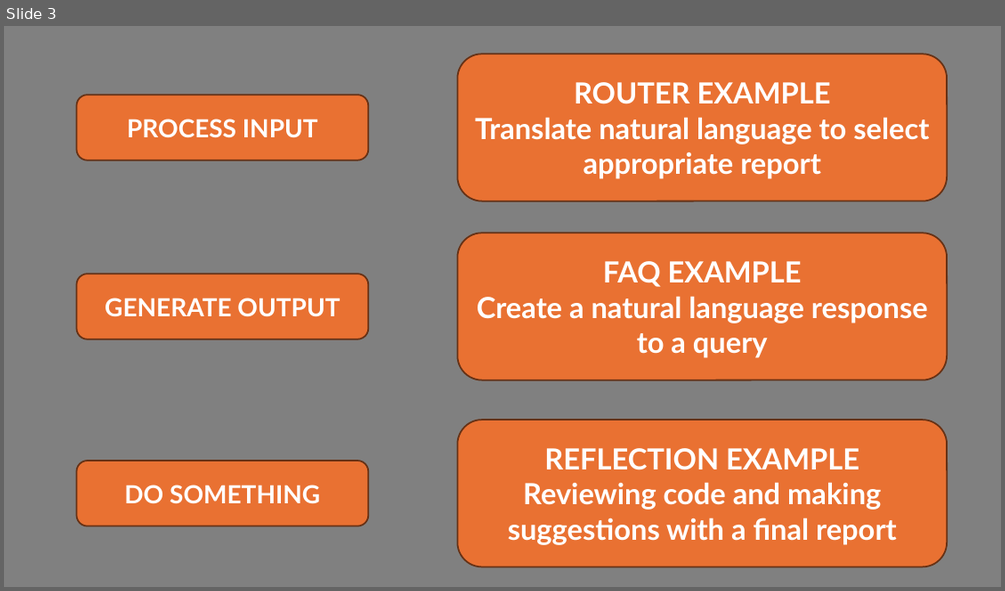
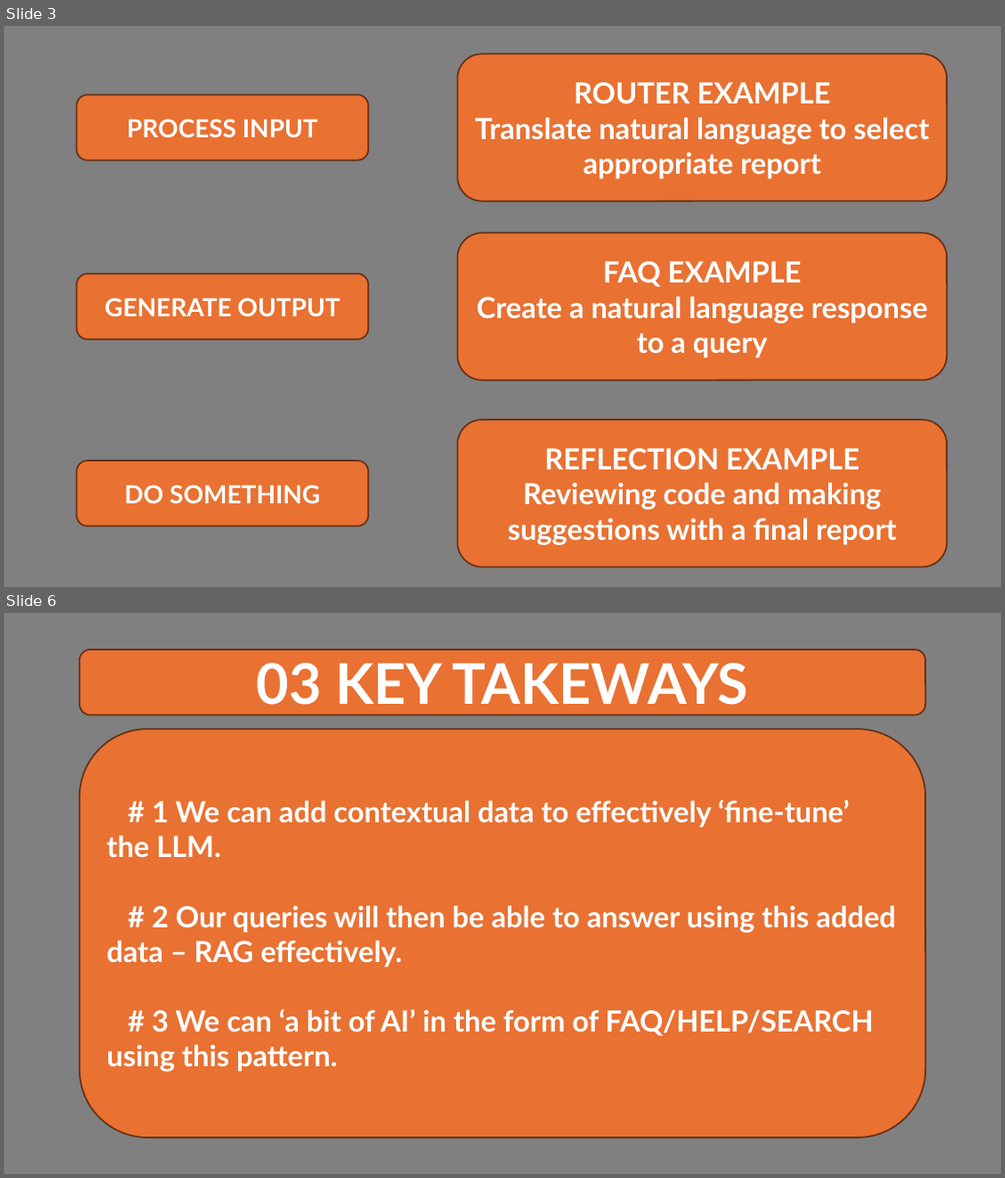
Before and after one commit to Python-Test-Engineer/btnpy, a slide deck: ai-agents.pptx. Shown one above the other, each under a label of ours: slide 3 before the commit, slides 3 and 6 after it; the slides between them are not shown. The pictures are 1005x591 and 1005x1178 pixels, drawn with LibreOffice and Linux fonts; fonts in the diff are those of the drawing. Boxes give left, top, right and bottom in pixels: in the first picture for what was removed or moved away, otherwise in the second. Text is boxed around its words. In the diff, an @@ line names an element or a change of style, - is before the commit and + after.

```diff
--- a/ai-agents.pptx
+++ b/ai-agents.pptx
@@ slide 6 added at bbox=[4, 613, 1001, 1174], background #808080 @@
@@ rounded rectangle added at bbox=[80, 649, 925, 715], fill #E97132, outline #663216 1.5 pt, 54 pt, text #FFFFFF, bold @@
+03 KEY TAKEWAYS
@@ rounded rectangle added at bbox=[80, 729, 925, 1137], fill #E97132, outline #663216 1.5 pt, 28 pt, text #FFFFFF, bold @@
+# 1 We can add contextual data to effectively ‘fine-tune’ the LLM.
+# 2 Our queries will then be able to answer using this added data – RAG effectively.
+# 3 We can ‘a bit of AI’ in the form of FAQ/HELP/SEARCH using this pattern.
```
Also in this commit, not shown: 4 other slides added, 1 slide removed, 11 other files.
